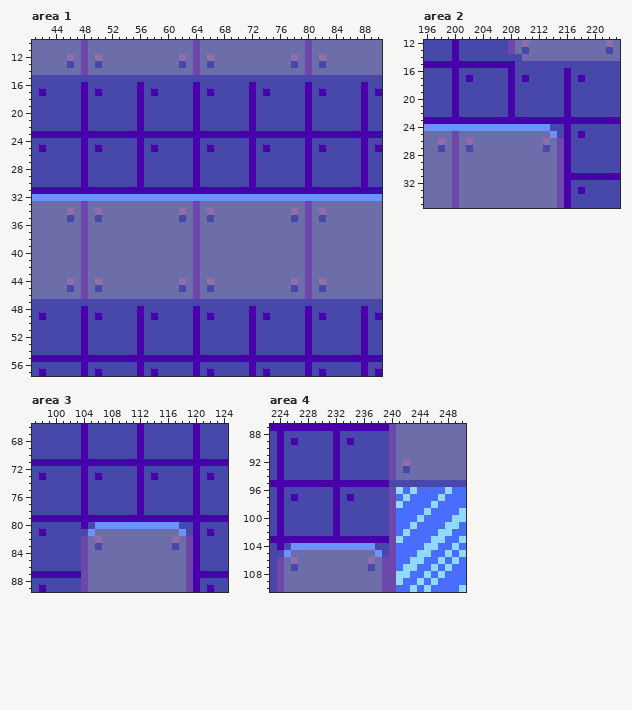
File history of a pixel-art file, aseprite work/level 12.aseprite. Above: the version before the commit.
256x256 pixels, 1 frame. Shown: area 1: x 41..90, y 10..57; area 2: x 196..223, y 12..35; area 3: x 97..124, y 66..89; area 4: x 223..250, y 87..110.
After the commit:
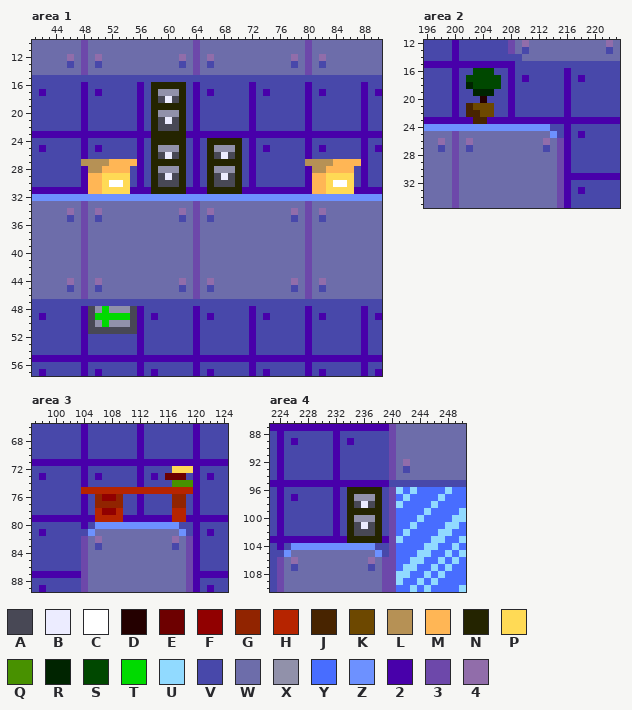
Palette (. is transparent): A #484855  B #ececff  C #ffffff  D #240000  E #6d0000  F #910000  G #912400  H #b62400  J #482400  K #6d4800  L #b69155  M #ffb655  N #242400  P #ffda55  Q #489100  R #002400  S #004800  T #00da00  U #91daff  V #4848aa  W #6d6daa  X #9191aa  Y #486dff  Z #6d91ff  2 #4800aa  3 #6d48aa  4 #916daa
The edit:
--- area 1, layer "Tilemap 1"
@@ x 41..90 @@
 15 VVVVVVVVVVVVVVVVVVVVVVVVVVVVVVVVVVVVVVVVVVVVVVVVVV
-16 VVVVVVV2VVVVVVV2VVVVVVV2VVVVVVV2VVVVVVV2VVVVVVV2VV
-17 V2VVVVV2V2VVVVV2V2VVVVV2V2VVVVV2V2VVVVV2V2VVVVV2V2
-18 VVVVVVV2VVVVVVV2VVVVVVV2VVVVVVV2VVVVVVV2VVVVVVV2VV
-19 VVVVVVV2VVVVVVV2VVVVVVV2VVVVVVV2VVVVVVV2VVVVVVV2VV
-20 VVVVVVV2VVVVVVV2VVVVVVV2VVVVVVV2VVVVVVV2VVVVVVV2VV
-21 VVVVVVV2VVVVVVV2VVVVVVV2VVVVVVV2VVVVVVV2VVVVVVV2VV
-22 VVVVVVV2VVVVVVV2VVVVVVV2VVVVVVV2VVVVVVV2VVVVVVV2VV
-23 22222222222222222222222222222222222222222222222222
-24 VVVVVVV2VVVVVVV2VVVVVVV2VVVVVVV2VVVVVVV2VVVVVVV2VV
-25 V2VVVVV2V2VVVVV2V2VVVVV2V2VVVVV2V2VVVVV2V2VVVVV2V2
-26 VVVVVVV2VVVVVVV2VVVVVVV2VVVVVVV2VVVVVVV2VVVVVVV2VV
-27 VVVVVVV2VVVVVVV2VVVVVVV2VVVVVVV2VVVVVVV2VVVVVVV2VV
-28 VVVVVVV2VVVVVVV2VVVVVVV2VVVVVVV2VVVVVVV2VVVVVVV2VV
-29 VVVVVVV2VVVVVVV2VVVVVVV2VVVVVVV2VVVVVVV2VVVVVVV2VV
-30 VVVVVVV2VVVVVVV2VVVVVVV2VVVVVVV2VVVVVVV2VVVVVVV2VV
-31 22222222222222222222222222222222222222222222222222
+16 VVVVVVV2VVVVVVV2VNNNNNV2VVVVVVV2VVVVVVV2VVVVVVV2VV
+17 V2VVVVV2V2VVVVV2VNXXXNV2V2VVVVV2V2VVVVV2V2VVVVV2V2
+18 VVVVVVV2VVVVVVV2VNABANV2VVVVVVV2VVVVVVV2VVVVVVV2VV
+19 VVVVVVV2VVVVVVV2VNNNNNV2VVVVVVV2VVVVVVV2VVVVVVV2VV
+20 VVVVVVV2VVVVVVV2VNXXXNV2VVVVVVV2VVVVVVV2VVVVVVV2VV
+21 VVVVVVV2VVVVVVV2VNABANV2VVVVVVV2VVVVVVV2VVVVVVV2VV
+22 VVVVVVV2VVVVVVV2VNAAANV2VVVVVVV2VVVVVVV2VVVVVVV2VV
+23 22222222222222222NNNNN2222222222222222222222222222
+24 VVVVVVV2VVVVVVV2VNNNNNV2VNNNNNV2VVVVVVV2VVVVVVV2VV
+25 V2VVVVV2V2VVVVV2VNXXXNV2VNXXXNV2V2VVVVV2V2VVVVV2V2
+26 VVVVVVV2VVVVVVV2VNABANV2VNABANV2VVVVVVV2VVVVVVV2VV
+27 VVVVVVVLLLLMMMM2VNNNNNV2VNNNNNV2VVVVVVVLLLLMMMM2VV
+28 VVVVVVV2LLMMMMV2VNXXXNV2VNXXXNV2VVVVVVV2LLMMMMV2VV
+29 VVVVVVV2MMPPPPV2VNABANV2VNABANV2VVVVVVV2MMPPPPV2VV
+30 VVVVVVV2MMPCCPV2VNAAANV2VNAAANV2VVVVVVV2MMPCCPV2VV
+31 22222222MMPPPP222NNNNN222NNNNN2222222222MMPPPP2222
 32 ZZZZZZZZZZZZZZZZZZZZZZZZZZZZZZZZZZZZZZZZZZZZZZZZZZ
@@ x 47..57 @@
 47 VVVVVVVVVVV
-48 V2VVVVVVV2V
-49 V2V2VVVVV2V
-50 V2VVVVVVV2V
-51 V2VVVVVVV2V
+48 V2AXTXXXA2V
+49 V2ATTTTTA2V
+50 V2AXTXXXA2V
+51 V2AAAAAAA2V
 52 V2VVVVVVV2V
--- area 2, layer "Tilemap 1"
@@ x 200..208 @@
 15 222222222
-16 2VVVVVVV2
-17 2V2VVVVV2
-18 2VVVVVVV2
-19 2VVVVVVV2
-20 2VVVVVVV2
-21 2VVVVVVV2
-22 2VVVVVVV2
-23 222222222
+16 2VVSSSVV2
+17 2VSSSSSV2
+18 2VRSSSSV2
+19 2VVRRRVV2
+20 2VVVDVVV2
+21 2VJKKKVV2
+22 2VJJKKVV2
+23 222JJ2222
 24 ZZZZZZZZZ
--- area 3, layer "Tilemap 1"
@@ x 97..124 @@
 71 2222222222222222222222222222
-72 VVVVVVV2VVVVVVV2VVVVVVV2VVVV
-73 V2VVVVV2V2VVVVV2V2VVVVV2V2VV
-74 VVVVVVV2VVVVVVV2VVVVVVV2VVVV
-75 VVVVVVV2VVVVVVV2VVVVVVV2VVVV
-76 VVVVVVV2VVVVVVV2VVVVVVV2VVVV
-77 VVVVVVV2VVVVVVV2VVVVVVV2VVVV
-78 VVVVVVV2VVVVVVV2VVVVVVV2VVVV
-79 2222222222222222222222222222
+72 VVVVVVV2VVVVVVV2VVVVPPP2VVVV
+73 V2VVVVV2V2VVVVV2V2VEEEV2V2VV
+74 VVVVVVV2VVVVVVV2VVVVQQQ2VVVV
+75 VVVVVVVHHHHHHHHHHHHHHHH2VVVV
+76 VVVVVVV2VGFFGVV2VVVVGGV2VVVV
+77 VVVVVVV2VGGGGVV2VVVVGGV2VVVV
+78 VVVVVVV2VHFFHVV2VVVVHHV2VVVV
+79 222222222HHHH2222222HH222222
 80 VVVVVVV2VZZZZZZZZZZZZVV2VVVV
--- area 4, layer "Tilemap 1"
@@ x 232..240 @@
  95 22222222V
- 96 2VVVVVVV3
- 97 2V2VVVVV3
- 98 2VVVVVVV3
- 99 2VVVVVVV3
-100 2VVVVVVV3
-101 2VVVVVVV3
-102 2VVVVVVV3
-103 222222223
+ 96 2VNNNNNV3
+ 97 2VNXXXNV3
+ 98 2VNABANV3
+ 99 2VNNNNNV3
+100 2VNXXXNV3
+101 2VNABANV3
+102 2VNAAANV3
+103 22NNNNN23
 104 ZZZZZZVV3
